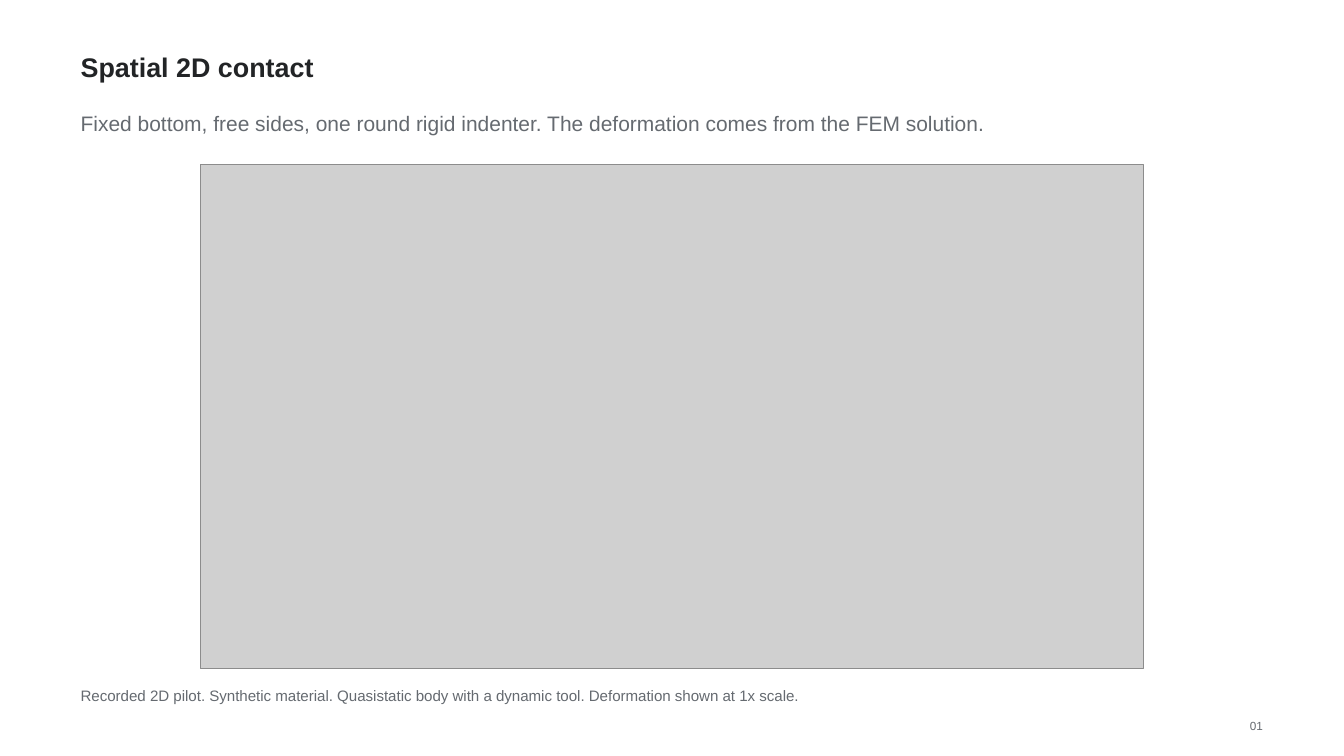
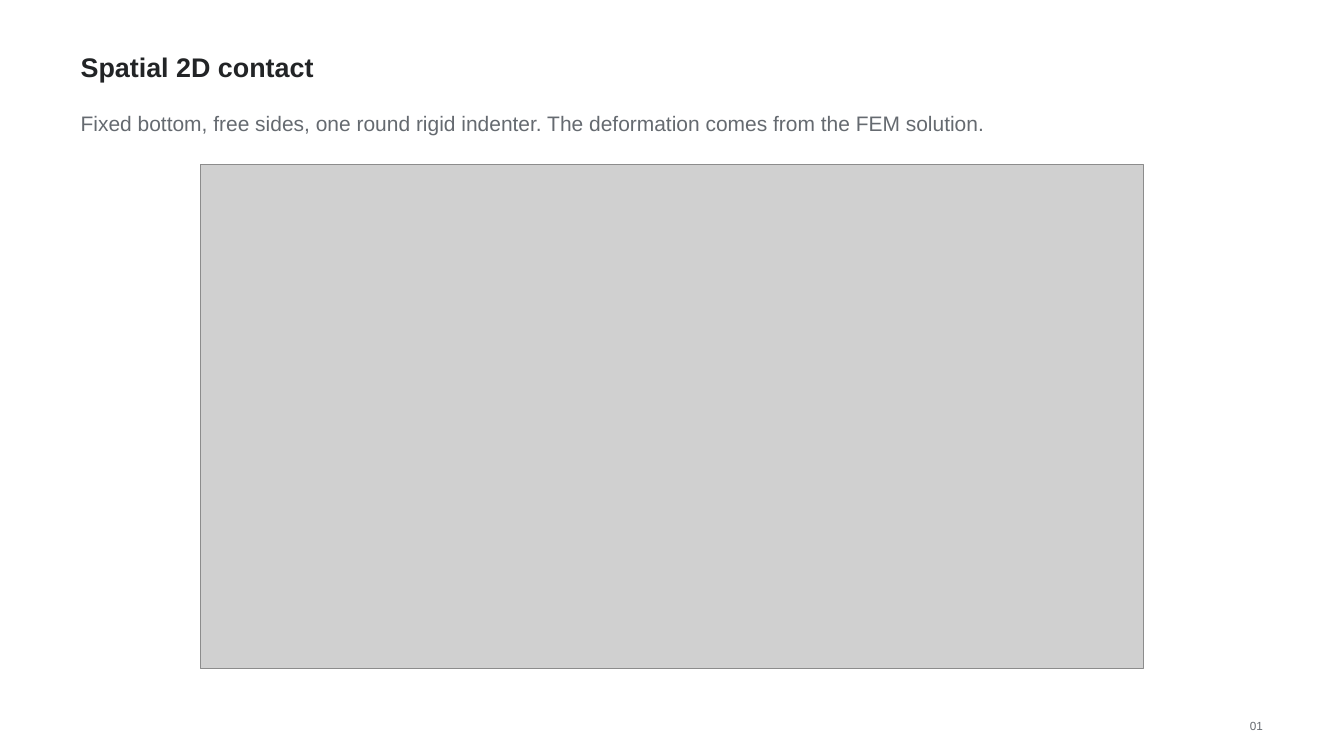
Before and after one commit to bzredk/NR-object-state, a slide deck: slide 1 of research/presentations/10.2/output/10.2-short.pptx. Drawn at 1344x756 pixels with LibreOffice and Linux fonts; fonts in the diff are those of the drawing; grey boxes stand for pictures. Boxes give left, top, right and bottom in pixels: in the first picture for what was removed or moved away, otherwise in the second. Text is boxed around its words. In the diff, an @@ line names an element or a change of style, - is before the commit and + after.

Commit message:
Update 10.2 slides

```diff
--- a/research/presentations/10.2/output/10.2-short.pptx
+++ b/research/presentations/10.2/output/10.2-short.pptx
@@ text removed at (81, 690, 798, 704) @@
-Recorded 2D pilot. Synthetic material. Quasistatic body with a dynamic tool. Deformation shown at 1x scale.
```
Also in this commit, not shown: 2 other slides changed, 1 other file.
